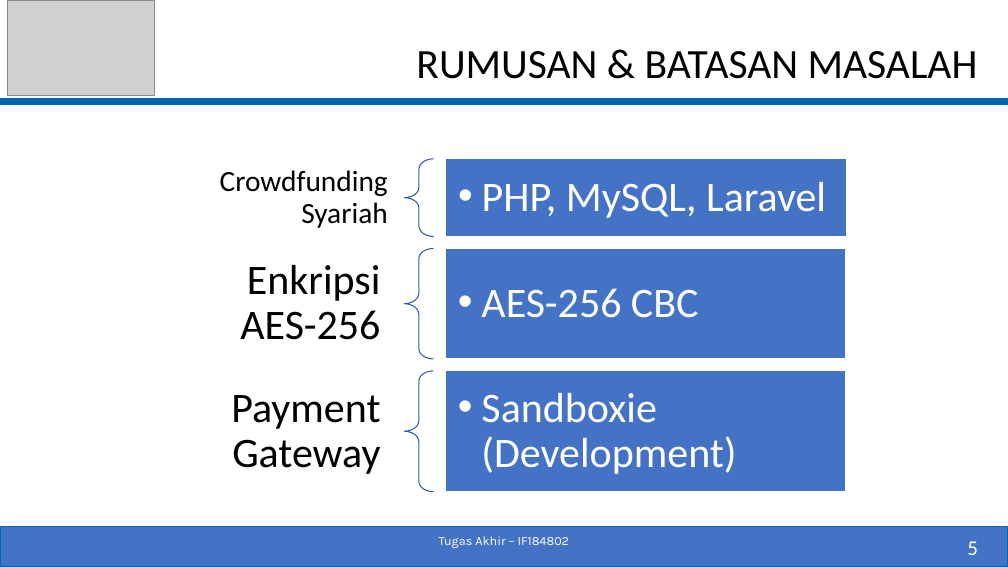
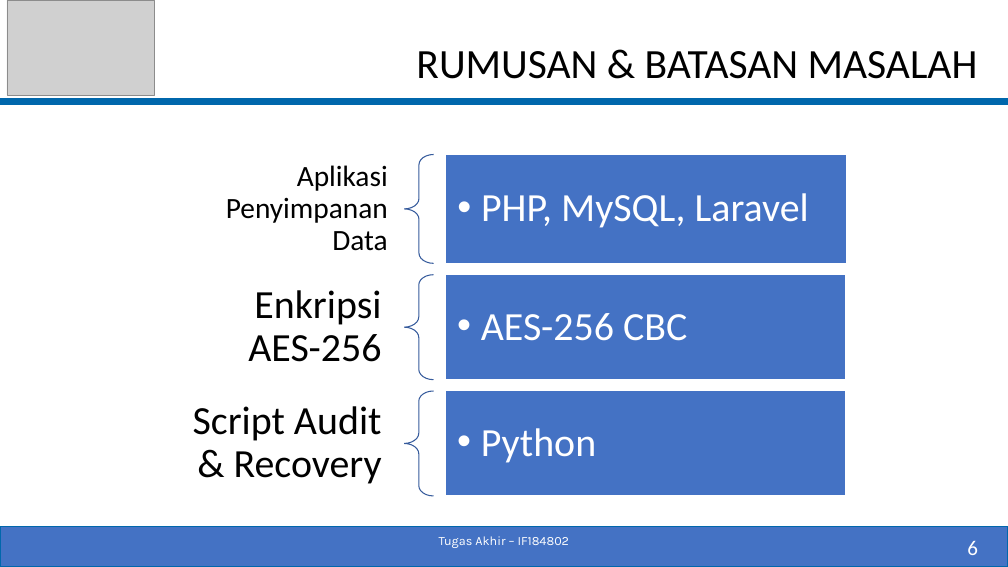
Before and after one commit to fajrisalam/Tugas-Akhir, a slide deck: slide 6 of PPT_SIDANG.pptx (slide 5 before the commit). Drawn at 1008x567 pixels with LibreOffice and Linux fonts; fonts in the diff are those of the drawing; grey boxes stand for pictures. Boxes give left, top, right and bottom in pixels: in the first picture for what was removed or moved away, otherwise in the second. Text is boxed around its words. In the diff, an @@ line names an element or a change of style, - is before the commit and + after.

```diff
--- a/PPT_SIDANG.pptx
+++ b/PPT_SIDANG.pptx
@@ text removed at box(220, 170, 388, 228) @@
-Crowdfunding Syariah
@@ text added at box(226, 165, 388, 251), 28 pt, text #000000 @@
+Aplikasi Penyimpanan Data
@@ left brace: place and size @@
-left brace at box(405, 159, 434, 237)
+left brace at box(405, 154, 434, 263)
@@ rectangle: place and size @@
-rectangle at box(445, 159, 846, 237)
+rectangle at box(445, 154, 846, 263)
@@ size 40 to 38 pt in 3 elements at box(481, 193, 809, 228), box(481, 313, 687, 341), box(248, 290, 381, 362) @@
@@ text "Enkripsi AES-256": place and size @@
-text "Enkripsi AES-256" at box(240, 265, 381, 340)
+text "Enkripsi AES-256" at box(248, 290, 381, 362)
@@ left brace: place and size @@
-left brace at box(404, 249, 433, 359)
+left brace at box(404, 274, 433, 380)
@@ text "AES-256 CBC": place and size @@
-text "AES-256 CBC" at box(481, 288, 699, 318)
+text "AES-256 CBC" at box(481, 313, 687, 341)
@@ rectangle: place and size @@
-rectangle at box(445, 249, 846, 359)
+rectangle at box(445, 274, 846, 380)
@@ text added at box(193, 406, 382, 484), 38 pt, text #000000 @@
+Script Audit & Recovery
@@ text removed at box(231, 395, 380, 474) @@
-Payment Gateway
@@ left brace: place and size @@
-left brace at box(404, 371, 433, 492)
+left brace at box(404, 391, 433, 496)
@@ rectangle: place and size @@
-rectangle at box(445, 371, 846, 492)
+rectangle at box(445, 391, 846, 496)
@@ text removed at box(481, 393, 736, 474) @@
-  • Sandboxie (Development)
@@ text added at box(481, 428, 596, 463), 38 pt, text #FFFFFF @@
+  • Python
@@ page number at box(967, 541, 978, 555): text changed @@
-5
+6
```
Also in this commit, not shown: 14 other slides changed, 5 slides added, 5 slides removed, 1 other file.
